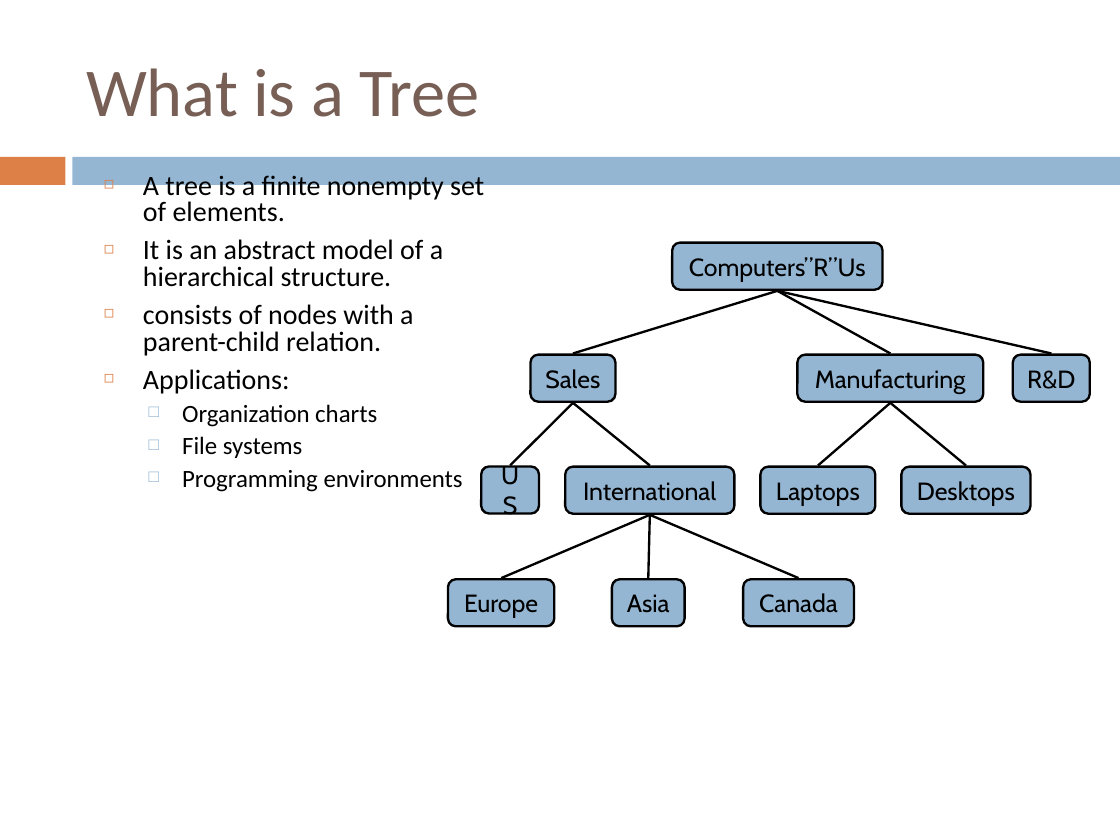
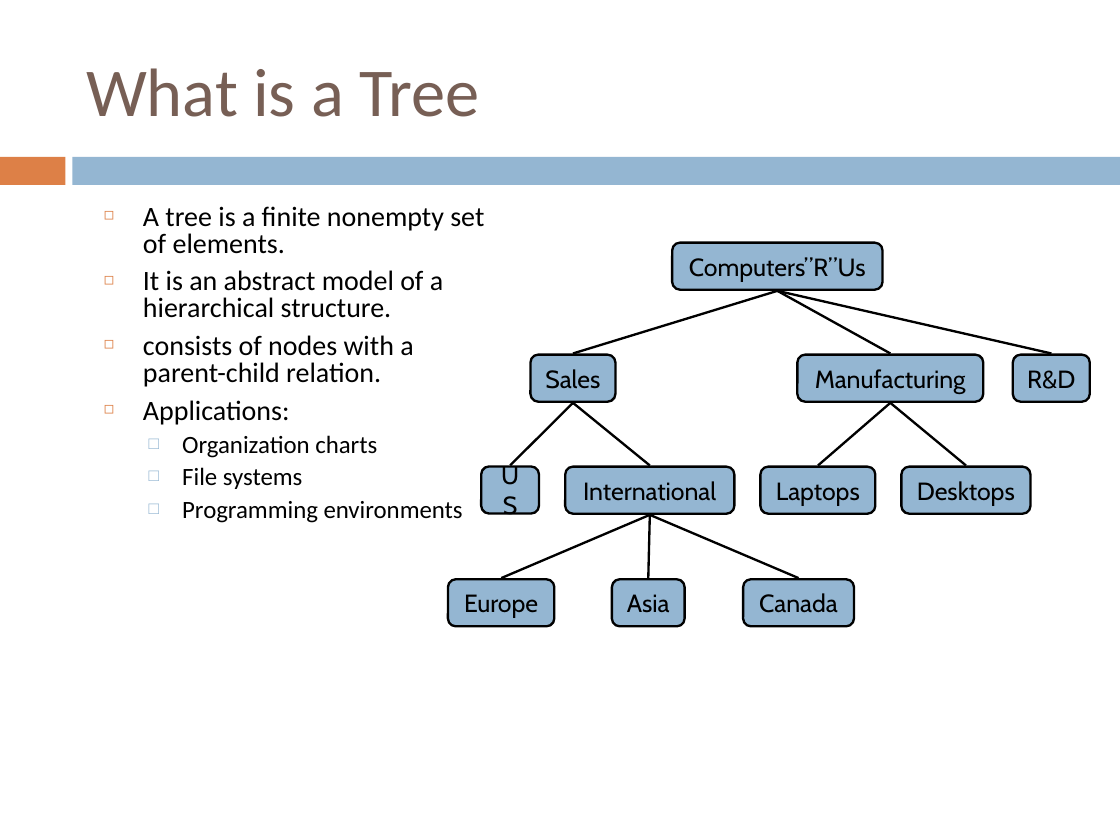
Before and after one commit to sundyCoder/CSK, a slide deck: slide 6 of 3@CSDS/PPT/4@tree.pptx. Drawn at 1120x840 pixels with LibreOffice and Linux fonts; fonts in the diff are those of the drawing. Boxes give left, top, right and bottom in pixels: in the first picture for what was removed or moved away, otherwise in the second. Text is boxed around its words. In the diff, an @@ line names an element or a change of style, - is before the commit and + after.

Commit message:
add tree algorithm.

```diff
--- a/3@CSDS/PPT/4@tree.pptx
+++ b/3@CSDS/PPT/4@tree.pptx
@@ text "A tree is a finite ...": place and size @@
-text "A tree is a finite ..." at (143,175,484,492)
+text "A tree is a finite ..." at (143,206,484,523)
```
Also in this commit, not shown: 12 other slides changed, 32 slides added, 37 other files.
